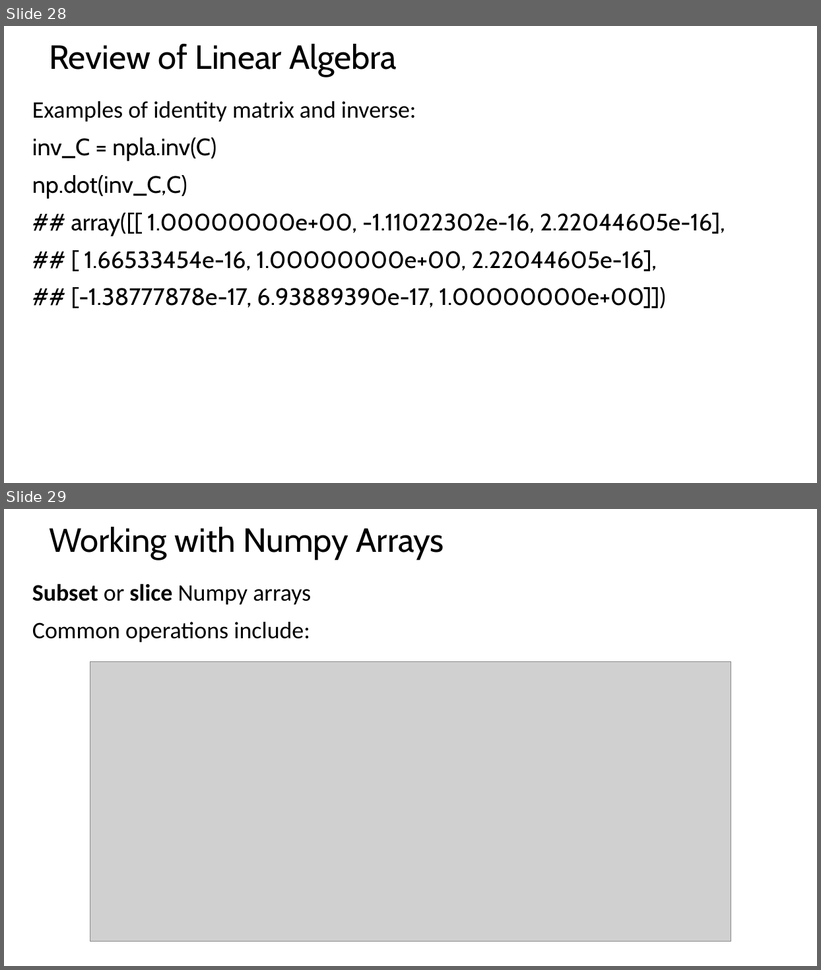
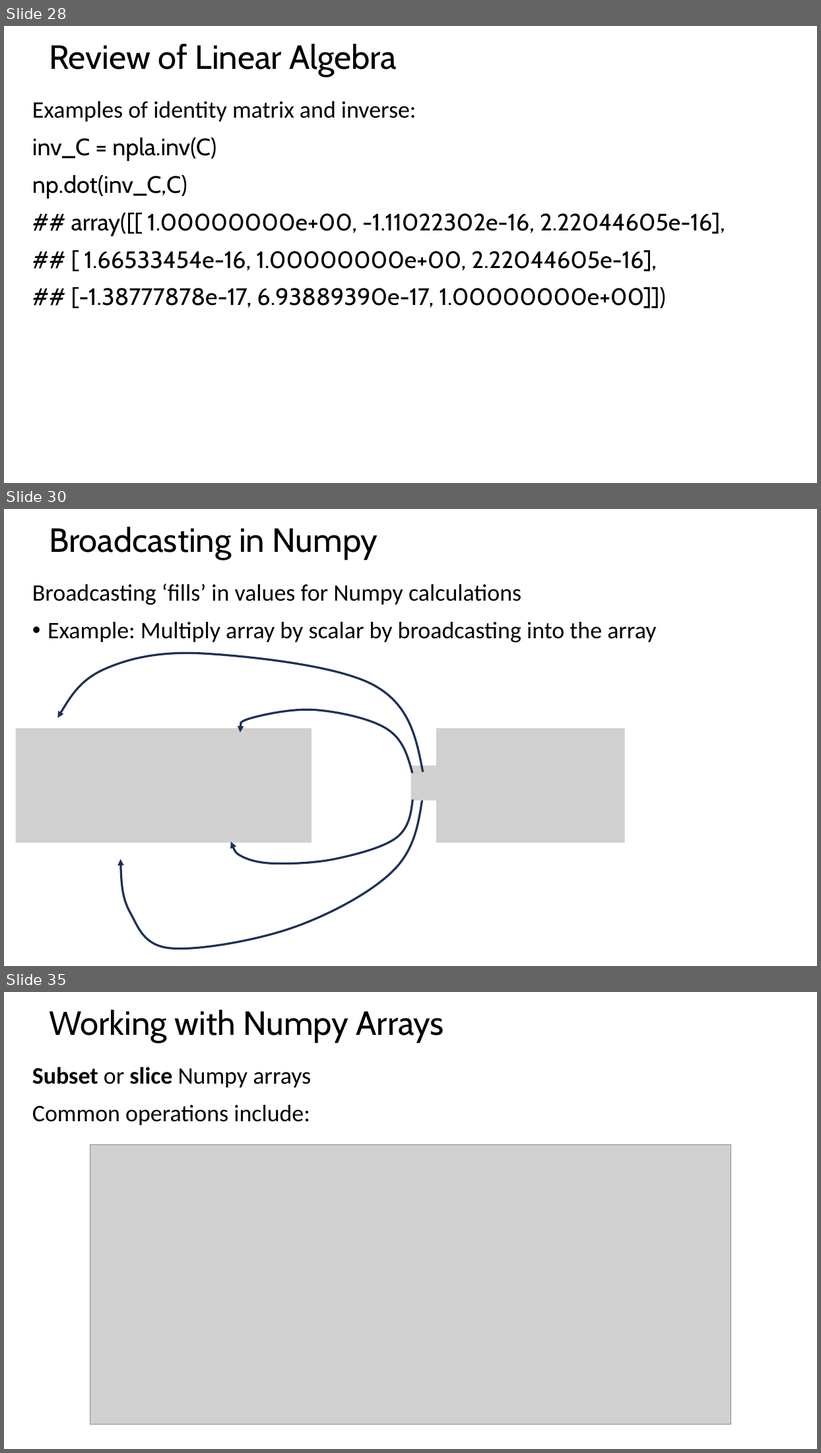
Before and after one commit to StephenElston/CSCI-E-108, a slide deck: SupplementaryMaterials/ReviewOfLinearAlgebra.pptx. Shown one above the other, each under a label of ours: slides 28 and 29 before the commit, slides 28, 30 and 35 after it; the slides between them are not shown. The pictures are 821x970 and 821x1453 pixels, drawn with LibreOffice and Linux fonts; fonts in the diff are those of the drawing; grey boxes stand for pictures. Boxes give left, top, right and bottom in pixels: in the first picture for what was removed or moved away, otherwise in the second. Text is boxed around its words. In the diff, an @@ line names an element or a change of style, - is before the commit and + after.

```diff
--- a/SupplementaryMaterials/ReviewOfLinearAlgebra.pptx
+++ b/SupplementaryMaterials/ReviewOfLinearAlgebra.pptx
@@ slide 30 added at bbox=[4, 509, 817, 966], background #FFFFFF @@
@@ title added at bbox=[49, 527, 378, 560], 39.6 pt, text #000000 @@
+Broadcasting in Numpy
@@ text added at bbox=[32, 584, 656, 642], 28 pt, text #000000 @@
+Broadcasting ‘fills’ in values for Numpy calculations
+• Example: Multiply array by scalar by broadcasting into the array
@@ freeform shape added at bbox=[55, 642, 423, 789], outline #1E3256 2.5 pt @@
@@ freeform shape added at bbox=[240, 710, 413, 773], outline #1E3256 2.5 pt @@
@@ picture added at bbox=[16, 729, 312, 843] @@
@@ picture added at bbox=[436, 729, 625, 843] @@
@@ picture added at bbox=[411, 766, 439, 801] @@
@@ freeform shape added at bbox=[121, 801, 422, 949], outline #1E3256 2.5 pt @@
@@ freeform shape added at bbox=[231, 800, 413, 864], outline #1E3256 2.5 pt @@
@@ what was slide 29 is now slide 35 @@
```
Also in this commit, not shown: 1 slide changed, 5 other slides added.
